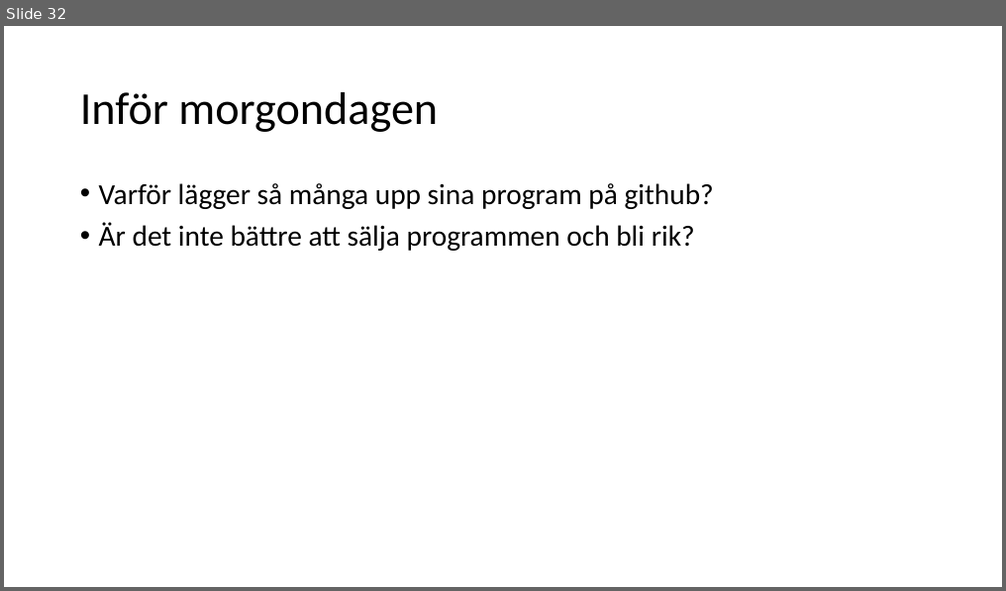
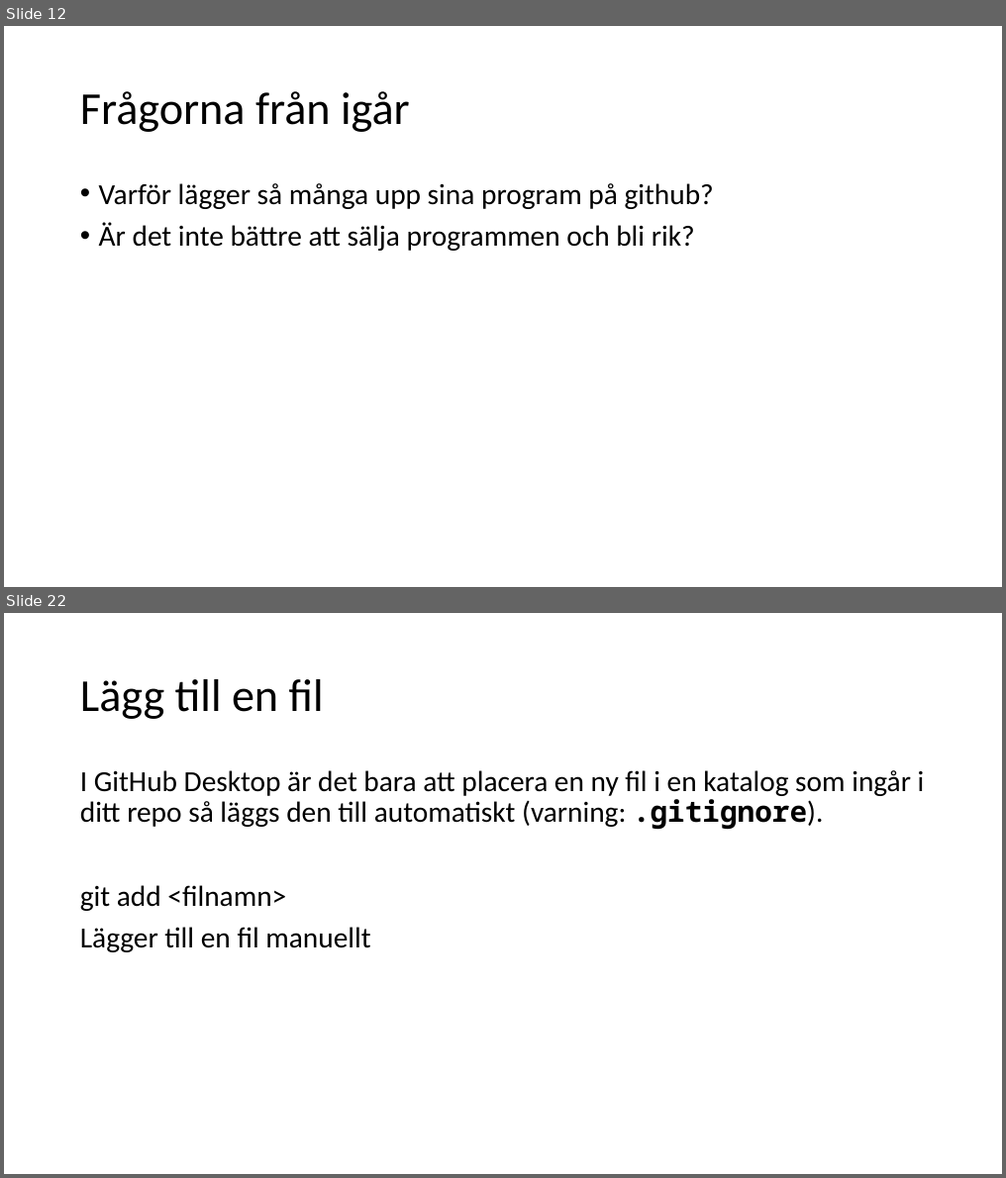
Before and after one commit to Rnqst/Lexicon-PRG122-gavle-2022, a slide deck: prg122 tisdag.odp. Shown one above the other, each under a label of ours: slide 32 before the commit, slides 12 and 22 after it; the slides between them are not shown. The pictures are 1006x591 and 1006x1178 pixels, drawn with LibreOffice and Linux fonts; fonts in the diff are those of the drawing. Boxes give left, top, right and bottom in pixels: in the first picture for what was removed or moved away, otherwise in the second. Text is boxed around its words. In the diff, an @@ line names an element or a change of style, - is before the commit and + after.

```diff
--- a/prg122 tisdag.odp
+++ b/prg122 tisdag.odp
@@ slide 22 added at [4, 613, 1002, 1174], background #FFFFFF @@
@@ title added at [80, 679, 324, 719], 44 pt, text #000000 @@
+Lägg till en fil
@@ text added at [80, 770, 925, 953], 28 pt, text #000000 @@
+I GitHub Desktop är det bara att placera en ny fil i en katalog som ingår i ditt repo så läggs den till automatiskt (varning: .gitignore).
+git add <filnamn>
+Lägger till en fil manuellt
@@ what was slide 32 is now slide 12 @@
@@ slide 12 changed as well @@
@@ title at [80, 91, 410, 132]: text changed @@
-Inför morgondagen
+Frågorna från igår
```
Also in this commit, not shown: 9 other slides changed, 17 other slides added, 18 slides removed, 8 other files.
